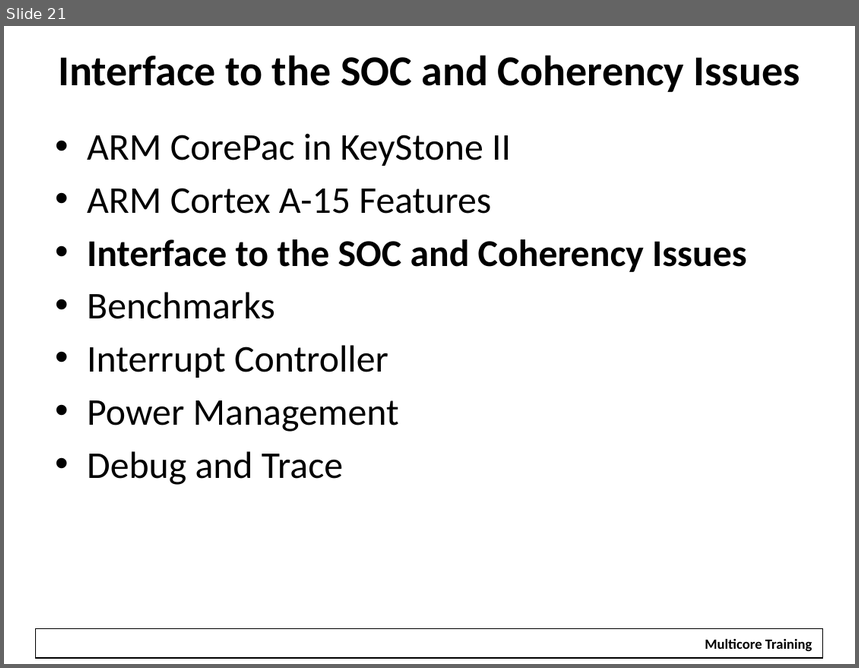
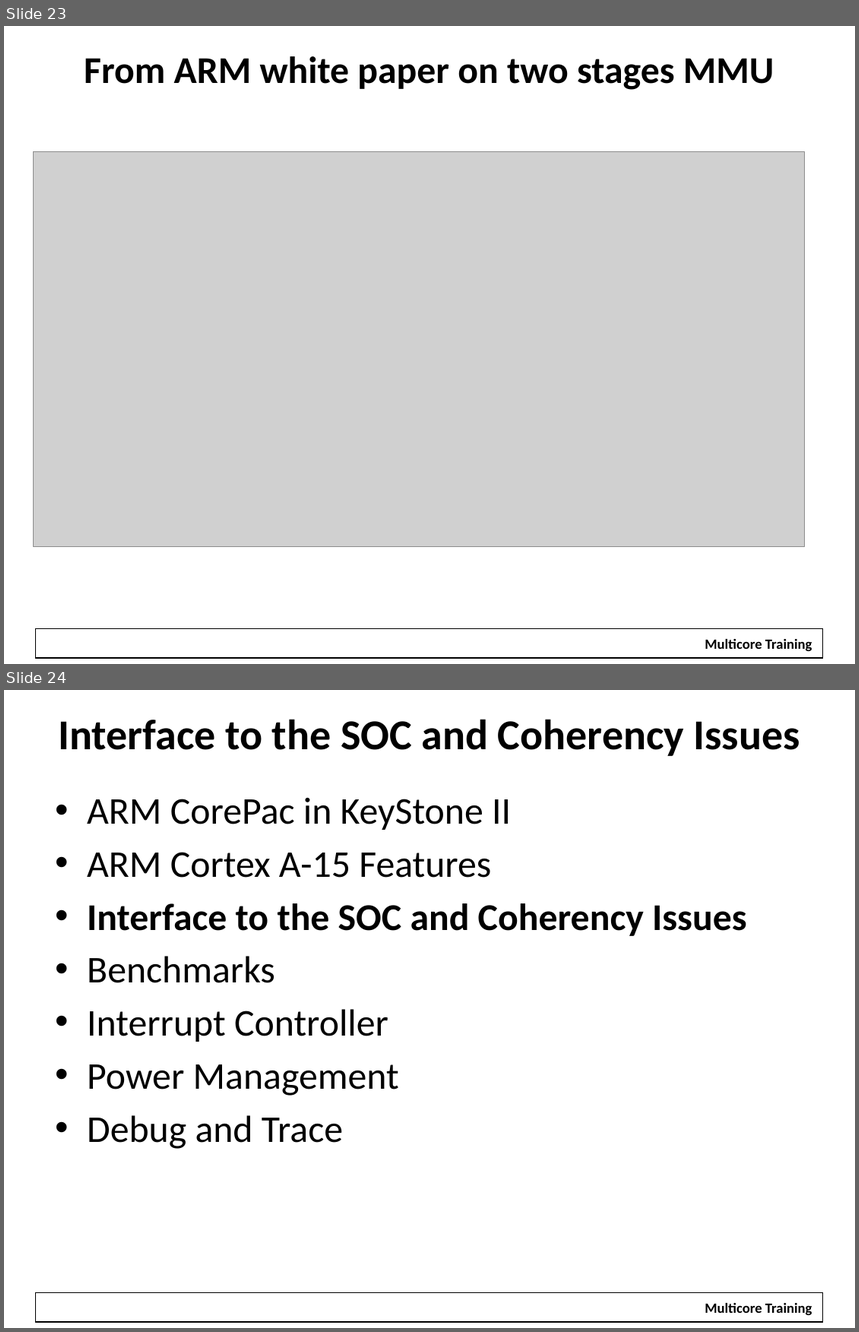
Before and after one commit to hari1989/keystone-workshop, a slide deck: preliminary/Working/presentations/KeyStoneII ARM Overview.pptx. Shown one above the other, each under a label of ours: slide 21 before the commit, slides 23 and 24 after it. The pictures are 859x668 and 859x1332 pixels, drawn with LibreOffice and Linux fonts; fonts in the diff are those of the drawing; grey boxes stand for pictures; background and template pictures are left out. Boxes give left, top, right and bottom in pixels: in the first picture for what was removed or moved away, otherwise in the second. Text is boxed around its words. In the diff, an @@ line names an element or a change of style, - is before the commit and + after.

```diff
--- a/preliminary/Working/presentations/KeyStoneII ARM Overview.pptx
+++ b/preliminary/Working/presentations/KeyStoneII ARM Overview.pptx
@@ slide 23 added at (4,26,855,664), background #FFFFFF; not listed: 2 template elements that a slide beside it also shows @@
@@ title added at (84,56,774,90), 32 pt, text #000000, bold @@
+From ARM white paper on two stages MMU
@@ picture added at (33,152,805,547) @@
@@ what was slide 21 is now slide 24 @@
```
Also in this commit, not shown: 7 slides changed, 6 other slides added, 1 slide removed.
